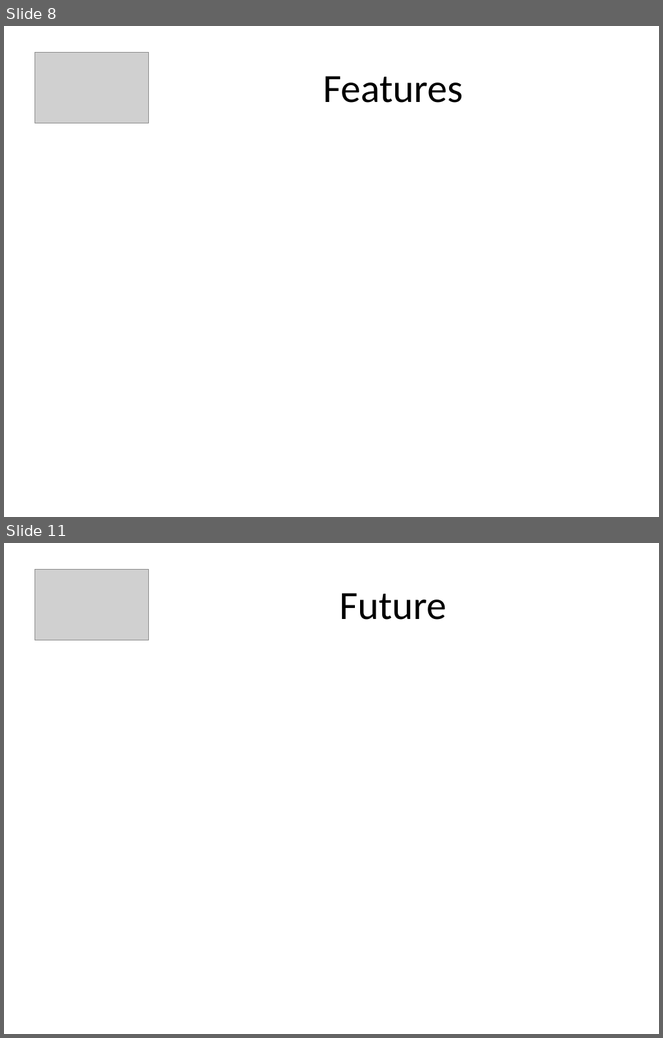
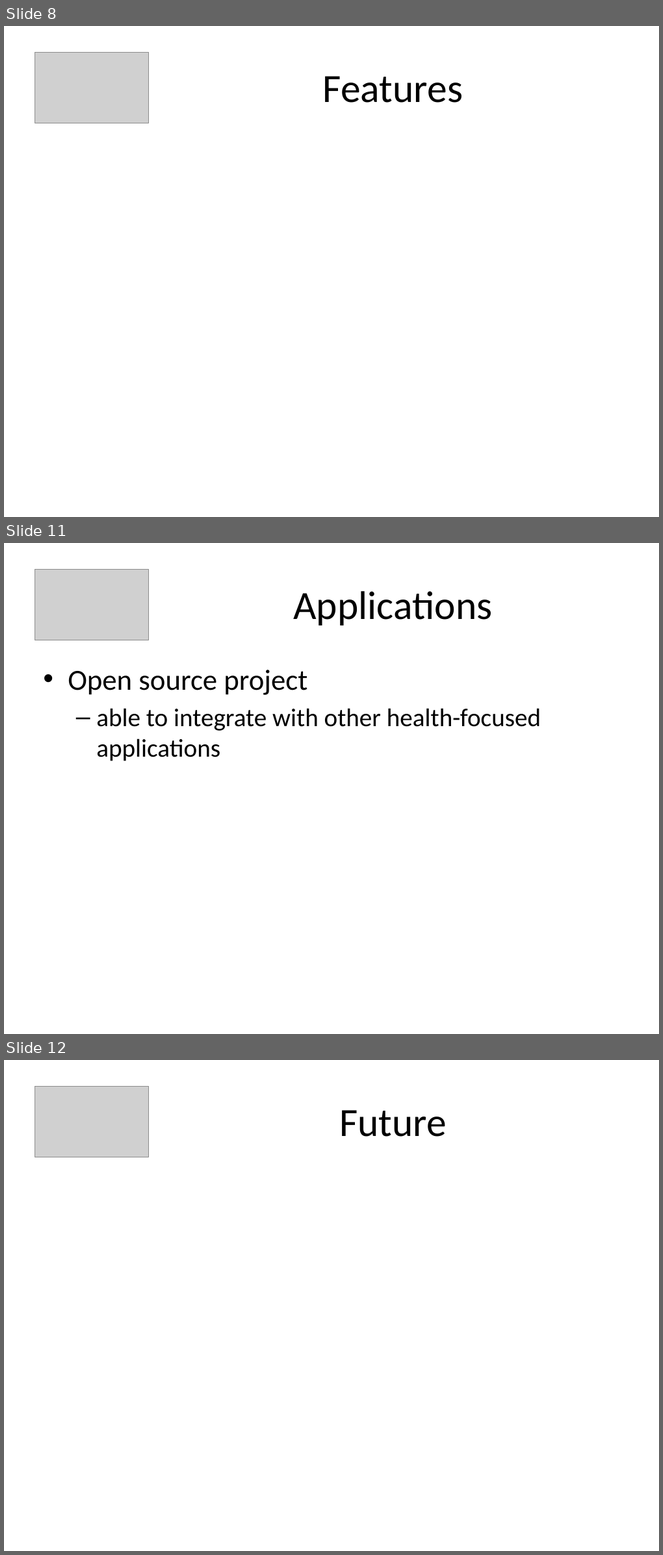
Before and after one commit to amanji/growthplot, a slide deck: PowerPoint Presentation/GrowthPlot_Presentation.pptx. Shown one above the other, each under a label of ours: slides 8 and 11 before the commit, slides 8, 11 and 12 after it; the slides between them are not shown. The pictures are 663x1038 and 663x1555 pixels, drawn with LibreOffice and Linux fonts; fonts in the diff are those of the drawing; grey boxes stand for pictures. Boxes give left, top, right and bottom in pixels: in the first picture for what was removed or moved away, otherwise in the second. Text is boxed around its words. In the diff, an @@ line names an element or a change of style, - is before the commit and + after.

```diff
--- a/PowerPoint Presentation/GrowthPlot_Presentation.pptx
+++ b/PowerPoint Presentation/GrowthPlot_Presentation.pptx
@@ slide 11 added at <box>4,543,659,1034</box>, background #FFFFFF @@
@@ picture added at <box>35,569,148,640</box> @@
@@ title added at <box>293,591,492,626</box>, 44 pt, text #000000 @@
+Applications
@@ text added at <box>68,670,541,761</box>, 28 pt, text #000000 @@
+• Open source project
+  – able to integrate with other health-focused applications
@@ what was slide 11 is now slide 12 @@
```
Also in this commit, not shown: 2 slides changed, 4 other slides added, 4 slides removed.
